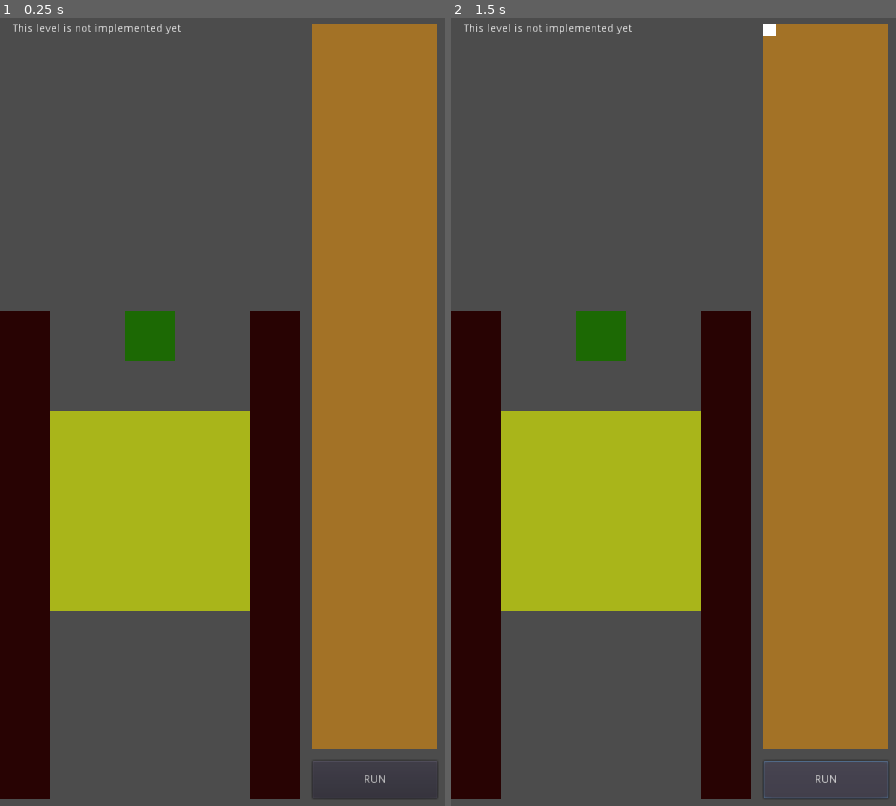
Above: before the commit, frames 1-2 (left to right).
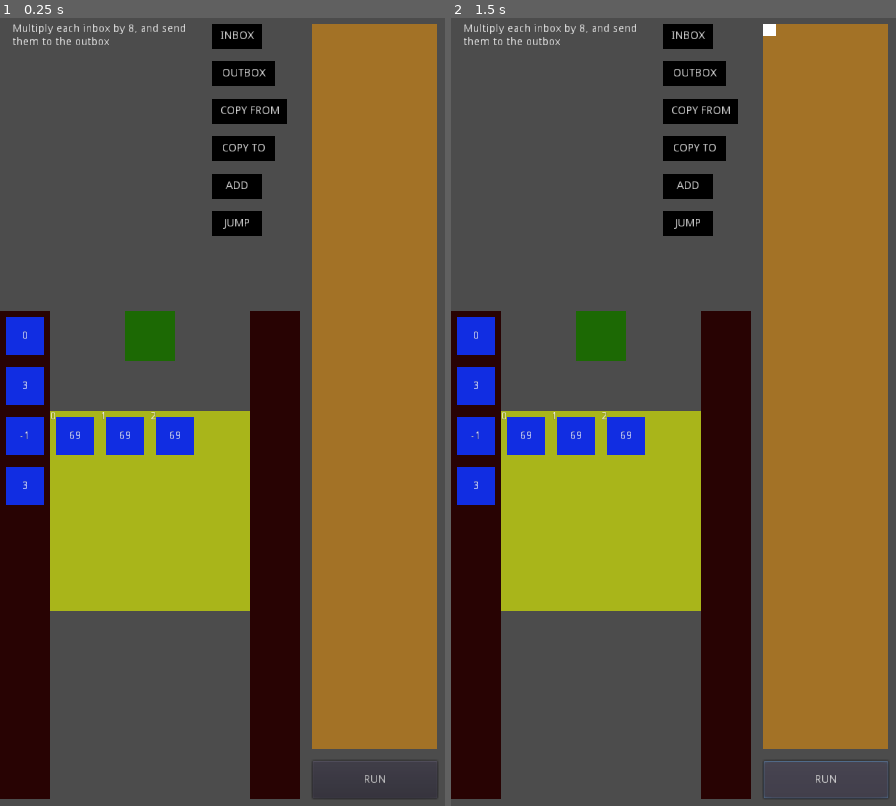
Above: after the commit, the same moments.

Repository: Jev-git/Godot-HumanResourceMachine
Game: Godot game, scene res://Scenes/Room.tscn
Same seed, same stepped clock (60 frames per second), same inputs: the game is played once before the commit and once after it.
Inputs:
- Up to frame 1 (0.25 s): no input
- Up to frame 2 (1.5 s): click "RUN" at 0.5 s; click "RUN" at 1.25 s

The runs differ from the first frame. In frame 1, 5.6% of the frame differs, in the area x 1-65%, y 0-62%; in frame 2, 5.6%.

Commit message:
! That's good enough :)

Diff:
--- a/Scripts/LevelLoader.gd
+++ b/Scripts/LevelLoader.gd
@@ -53,6 +53,29 @@
 		m_nMemoryFloor.add_child(nBox)
 		m_nAddressMarkers.get_child(iMemory).visible = true
 
+func _get_description(_iLevel: int) -> String:
+	match _iLevel:
+		1:
+			return "Send all boxes from the left to the right"
+		2:
+			return "Send all boxes from the left to the right, but you now can use JUMP!!!"
+		3:
+			return "Output: [4, 2, 0]"
+		4:
+			return "Output each pair of boxes in reverse order"
+		6:
+			return "Output the sum of each pair of boxes from inputs"
+		7:
+			return "Output all NON-zero boxes"
+		8:
+			return "Triple each input value and send them to the output"
+		9:
+			return "Output all zero boxes"
+		10:
+			return "Multiply each inbox by 8, and send them to the outbox"
+		_:
+			return "This level is not implemented yet"
+
 func _get_source_instructions(_iLevel: int) -> Array:
 	var aiSourceInstructions: Array = []
 	match _iLevel:
@@ -81,7 +104,7 @@
 				InstructionType.INSTRUCTION_TYPE.COPY_TO,
 				InstructionType.INSTRUCTION_TYPE.JUMP
 			]
-		6, 8:
+		6, 8, 10:
 			aiSourceInstructions = [
 				InstructionType.INSTRUCTION_TYPE.INBOX,
 				InstructionType.INSTRUCTION_TYPE.OUTBOX,
@@ -101,27 +124,6 @@
 			]
 	return aiSourceInstructions
 
-func _get_description(_iLevel: int) -> String:
-	match _iLevel:
-		1:
-			return "Send all boxes from the left to the right"
-		2:
-			return "Send all boxes from the left to the right, but you now can use JUMP!!!"
-		3:
-			return "Output: [4, 2, 0]"
-		4:
-			return "Output each pair of boxes in reverse order"
-		6:
-			return "Output the sum of each pair of boxes from inputs"
-		7:
-			return "Output all NON-zero boxes"
-		8:
-			return "Triple each input value and send them to the output"
-		9:
-			return "Output all zero boxes"
-		_:
-			return "This level is not implemented yet"
-
 func _get_inputs(_iLevel: int) -> Array:
 	var aiInputs: Array = []
 	match _iLevel:
@@ -138,9 +140,9 @@
 				aiInputs.append(randi() % 20)
 			for __ in range(4):
 				aiInputs.insert(randi() % aiInputs.size(), 0)
-		8:
+		8, 10:
 			for __ in range(4):
-				aiInputs.append(randi() % 3 - 1)
+				aiInputs.append(randi() % 7 - 3)
 	return aiInputs
 
 func _get_desired_outputs(_iLevel: int, _aiInputs: Array) -> Array:
@@ -172,6 +174,9 @@
 			for iInputValue in _aiInputs:
 				if iInputValue == 0:
 					aiOutputs.append(iInputValue)
+		10:
+			for iInputValue in _aiInputs:
+				aiOutputs.append(iInputValue * 8)
 	return aiOutputs
 
 func _get_memory_data(_iLevel: int) -> Array:
@@ -179,6 +184,6 @@
 	match _iLevel:
 		3:
 			aiMemory = [0, 1, 2, 3, 4, 5]
-		4, 6, 8:
+		4, 6, 8, 10:
 			aiMemory = [69, 69, 69]
 	return aiMemory
Not shown, changed: readme.md
